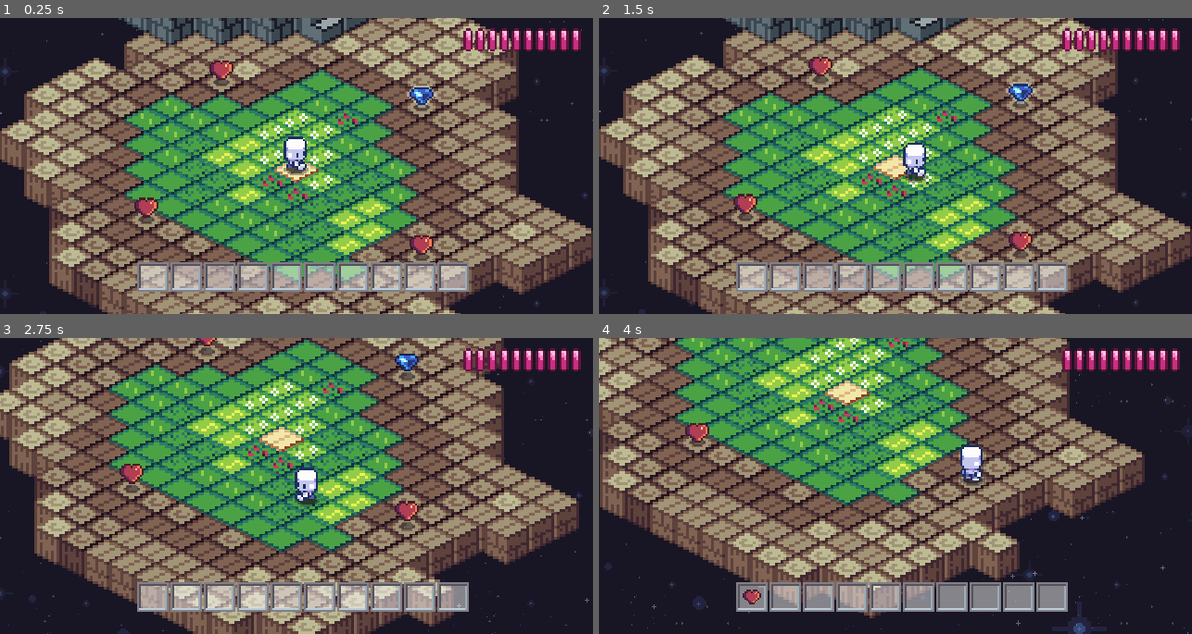
Above: before the commit, frames 1-4 (two rows, left to right).
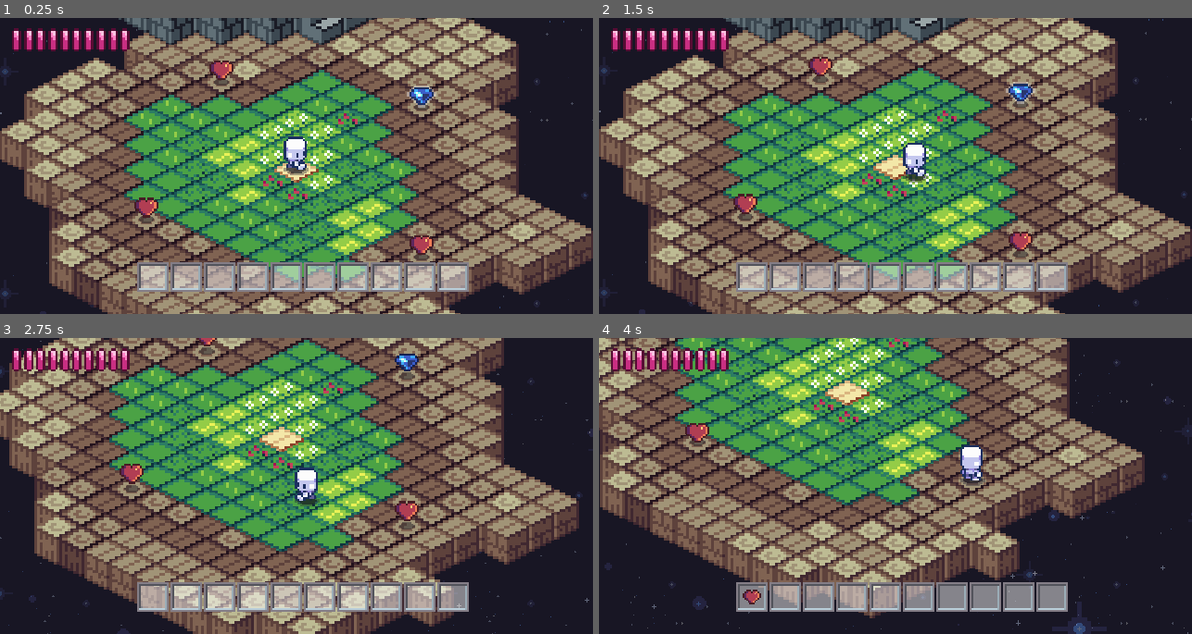
Above: after the commit, the same moments.

Repository: ofknee/shiso
Game: Godot game, scene res://scenes/general/main.tscn
Two runs of this game, one before a commit and one after it. Both use one fixed random seed, a clock stepped at 60 frames per second and the inputs below. The engine's default icon, where the game draws it, is replaced by a stand-in: a white triangle on a blue panel in a dark square.
Inputs (mouse positions are in pixels of both pictures, inside the frame that each line leads up to):
- Up to frame 1 (0.25 s): no input
- Up to frame 2 (1.5 s): click (753, 278) at 0.52 s; tap Enter at 1.25 s; move the mouse to (1025, 151) at 1.27 s; hold Right (right) from 1.28 s (still down); tap Alt at 1.35 s; click (1025, 151) at 1.42 s
- Up to frame 3 (2.75 s): move the mouse to (177, 500) at 2.02 s; release Right (right) at 2.03 s; hold Down (down) from 2.03 s (still down); tap Shift at 2.1 s
- Up to frame 4 (4 s): move the mouse to (954, 420) at 2.77 s; release Down (down) at 2.78 s; hold Right (right) 2.78-3.53 s; tap Alt at 2.85 s; move the mouse to (865, 545) at 3.52 s; hold Up (up) from 3.53 s (still down); tap Shift at 3.6 s; click (865, 545) at 3.67 s

The runs differ from the first frame. In frame 1, 2.2% of the frame differs, in the area x 2-98%, y 3-12%; in frame 2, 2.2%; in frame 3, 2.2%; in frame 4, 2.2%.

Commit message:
no more dupes teeheee + healthed beginnedd better and bars doth be moving

Diff:
--- a/scenes/general/global_vars.gd
+++ b/scenes/general/global_vars.gd
@@ -1,10 +1,10 @@
 extends Node
-
+var playerHealth:= 10
 
 # Called when the node enters the scene tree for the first time.
 func _ready() -> void:
-	pass # Replace with function body.
-
+	#playerHealth=10 # Replace with function body.
+	pass
 
 # Called every frame. 'delta' is the elapsed time since the previous frame.
 func _process(delta: float) -> void:
--- a/scenes/health/health.tscn
+++ b/scenes/health/health.tscn
@@ -17,12 +17,14 @@
 anchor_bottom = 1.0
 grow_horizontal = 2
 grow_vertical = 2
+theme_override_constants/margin_left = 18
 theme_override_constants/margin_top = 24
 theme_override_constants/margin_right = 18
+theme_override_constants/margin_bottom = 24
 
 [node name="HBoxContainer" type="HBoxContainer" parent="MarginContainer" unique_id=71865859]
 layout_mode = 2
-size_flags_horizontal = 8
+size_flags_horizontal = 0
 size_flags_vertical = 0
 theme_override_constants/separation = 13
 
--- a/scenes/health/health_containers.gd
+++ b/scenes/health/health_containers.gd
@@ -1,15 +1,25 @@
 extends CenterContainer
 var index
+@onready var gv = global_vars
+var health
+var anim
 
 # Called when the node enters the scene tree for the first time.
 func _ready() -> void:
-	index = name.substr(1)
-	print(index)
+	index= int(name.substr(1))
+	anim = $stateAnim
+	#print(index)
 	#print()
 	#index # Replace with function body.
 
 
 # Called every frame. 'delta' is the elapsed time since the previous frame.
 func _process(_delta: float) -> void:
-#	if index < health
+	health = gv.playerHealth
+	#print("index: ",index," health: ",health)
+	if index >= health:
+		anim.play("empty")
+		print("empty")
+	else:
+		anim.play("full")
 	pass
--- a/scenes/health/health_containers.tscn
+++ b/scenes/health/health_containers.tscn
@@ -33,7 +33,7 @@
 [node name="container" type="CenterContainer" unique_id=1383844476]
 script = ExtResource("1_1oedo")
 
-[node name="AnimatedSprite2D" type="AnimatedSprite2D" parent="." unique_id=2039661610]
+[node name="stateAnim" type="AnimatedSprite2D" parent="." unique_id=2039661610]
 scale = Vector2(2.5, 2.5)
 sprite_frames = SubResource("SpriteFrames_dcyya")
-animation = &"full"
+animation = &"empty"
--- a/scenes/inventory_and_items/inventory_slot.gd
+++ b/scenes/inventory_and_items/inventory_slot.gd
@@ -17,10 +17,11 @@
 # Called every frame. 'delta' is the elapsed time since the previous frame.
 func _process(_delta: float) -> void:
 	if index <= (inventory.size()-1):
-		if inventory[index] != item: #TODO autosize inventory --> one if ?
+		if !item: #TODO autosize inventory --> one if ?
 			item = inventory[index]
 			icon.show()
 			icon.play(item.type)
+
 
 
 			#icon.play(item.type)#FIXME
@@ -31,6 +32,8 @@
 			var inventory_output = ""
 			for i in inventory.size(): inventory_output += inventory[i].type + " · "
 			print(inventory_output)
+	else:
+		icon.hide()
 
 
 func _on_texture_button_mouse_entered() -> void:
--- a/scenes/inventory_and_items/item.gd
+++ b/scenes/inventory_and_items/item.gd
@@ -41,4 +41,4 @@
 	if body.name == "player":
 		if inventory.size() <= 10:
 			inventory.append(item)
-			hide()
+			queue_free()
--- a/scenes/player/player.gd
+++ b/scenes/player/player.gd
@@ -13,7 +13,9 @@
 var inventory = GlobalItem.inv
 var moving := false
 var sprite_start_y := 0.0
-var health
+
+
+@onready var gv = global_vars
 
 var iso_dirs := {
 	"right": Vector2(TILE_W / 2.0, TILE_H / 2.0),
@@ -24,7 +26,7 @@
 
 func _ready() -> void:
 	sprite_start_y = sprite.position.y
-	health = 10
+	#gv.playerHealth = 10
 
 
 
@@ -42,11 +44,14 @@
 
 func get_pressed_direction() -> String:
 	if Input.is_action_pressed("right"):
+		gv.playerHealth += 1
+		print(gv.playerHealth)
 		return "right"
-		health += 1
+
 	elif Input.is_action_pressed("left"):
+		gv.playerHealth -= 1
+		print(gv.playerHealth)
 		return "left"
-		health -= 1
 	elif Input.is_action_pressed("up"):
 		return "up"
 	elif Input.is_action_pressed("down"):
Binary file changed: assets/ui/systems/health/health-spritesheet.png
